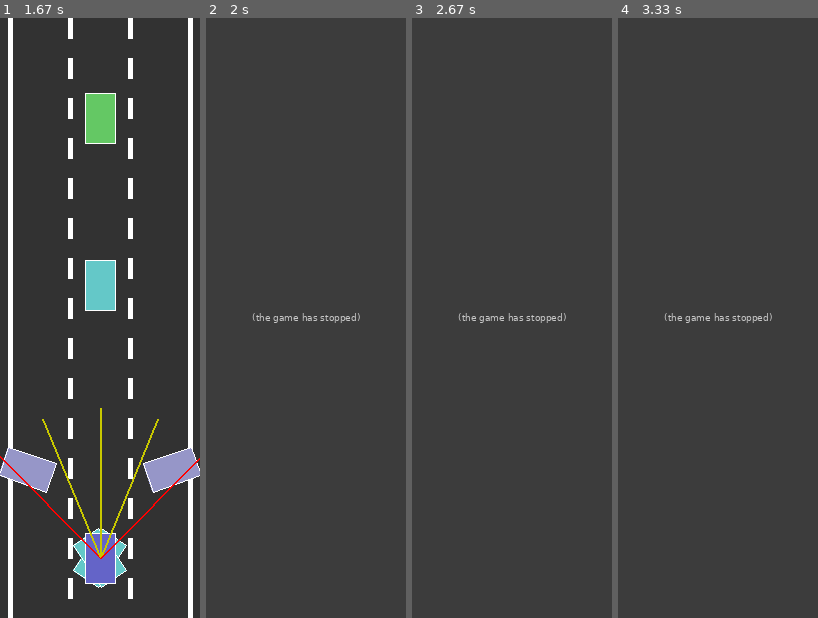
Above: before the commit, frames 1-4 (left to right).
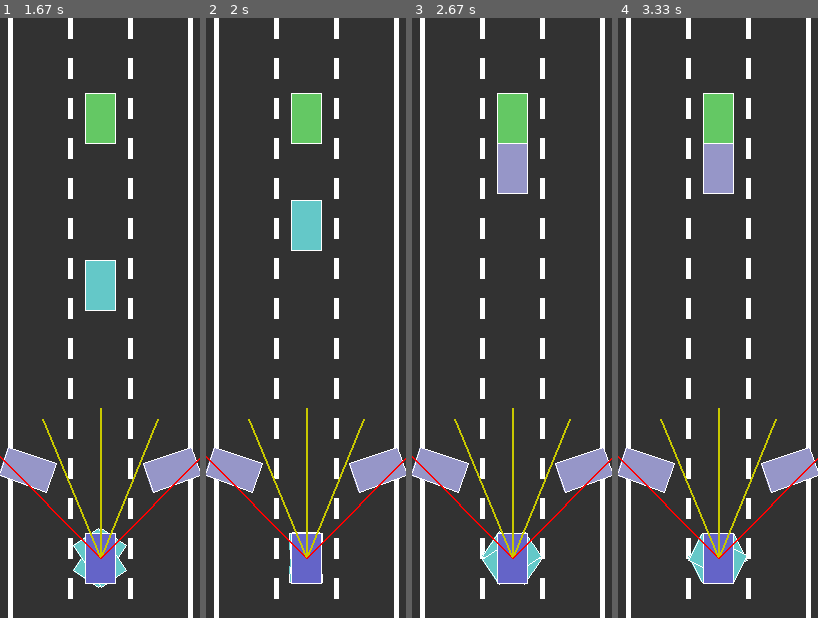
Above: after the commit, the same moments.

Repository: kc-raahi/self-driving-car-sim
Game: pygame game, started from car.py
Two runs of this game, one before a commit and one after it. Both use one fixed random seed, a clock stepped at 60 frames per second and the inputs below.
Inputs:
- Up to frame 1 (1.67 s): no input
- Up to frame 2 (2 s): no input
- Up to frame 3 (2.67 s): no input
- Up to frame 4 (3.33 s): no input

Frame 1 is identical in both runs. In frame 2, 15% of the frame differs, in the area x 0-100%, y 0-100%; in frame 3, 16%; in frame 4, 16%.
Before the commit the program exited at 1.68 s; later frames show no game.

Commit message:
20230721 - fix the best car finder, drawing dead cars function

Diff:
--- a/car.py
+++ b/car.py
@@ -440,11 +440,11 @@
     road.traffic.append(t)
     run = True
     clock = pygame.time.Clock()
-    ct = 0
+    # ct = 0
 
     while run:
         start("run")
-        ct += 1
+        # ct += 1
         clock.tick(60)
         screen.fill(ROAD_COL)
         main_driver = drivers[get_primary_car_index(drivers)]
@@ -475,9 +475,8 @@
         pygame.display.update()
         stop("update")
         stop("run")
-        if ct > 100:
-            break
-
+        # if ct > 100:
+          #   break
 
     dump()
     pygame.quit()
